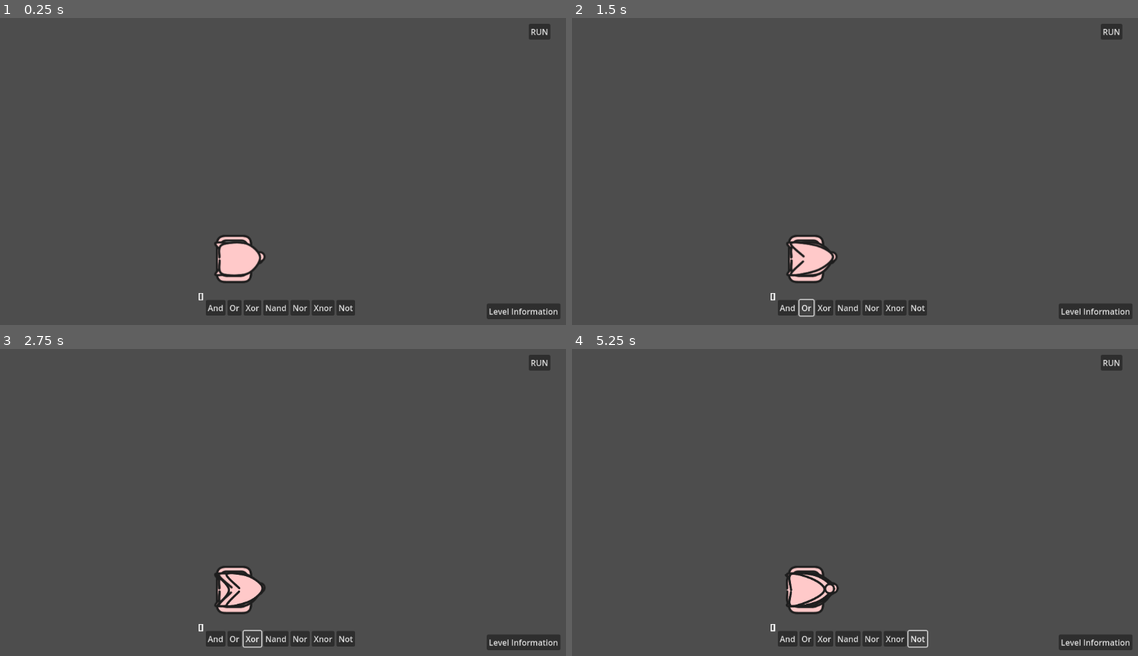
Above: before the commit, frames 1-4 (two rows, left to right).
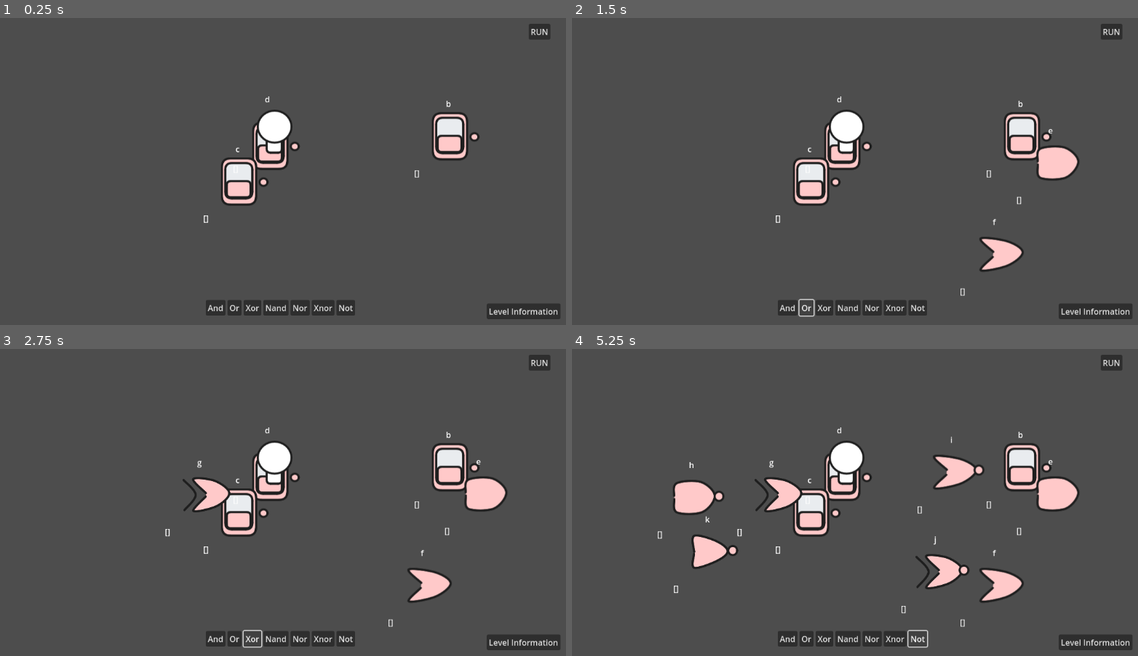
Above: after the commit, the same moments.

Repository: sininen-blue/logic-gate-tesseract
Game: Godot game, scene res://simulation/simulation.tscn
The game is run twice, just before and just after one commit, with the same random seed, the same clock (stepped at 60 frames per second) and the same inputs. This scene is started directly instead of the project's main scene.
Inputs:
- Up to frame 1 (0.25 s): no input
- Up to frame 2 (1.5 s): click "And" at 0.5 s; click "Or" at 1.25 s
- Up to frame 3 (2.75 s): click "Xor" at 2 s
- Up to frame 4 (5.25 s): click "Nand" at 2.75 s; click "Nor" at 3.5 s; click "Xnor" at 4.25 s; click "Not" at 5 s

The runs differ from the first frame. In frame 1, 4.2% of the frame differs, in the area x 35-85%, y 25-92%; in frame 2, 5.5%; in frame 3, 6.0%; in frame 4, 8.6%, in the area x 15-90%, y 25-93%.

Commit message:
json thing

Diff:
--- a/levels/test-level.json
+++ b/levels/test-level.json
@@ -3,7 +3,8 @@
   "author": "sininenblue",
   "create_date": "6-9-2024",
   "description": "A test level, if you're seeing this, something has gone wrong",
+  "end_count": "1",
   "truth_table": [
-    "0000", "0010", "0100", "0111", "1001", "1011", "1101", "1111"
+	"0000", "0010", "0100", "0111", "1001", "1011", "1101", "1111"
   ]
 }
--- a/simulation/simulation-manager.gd
+++ b/simulation/simulation-manager.gd
@@ -8,6 +8,8 @@
 }
 var state : int = IDLE
 
+var all_gates : Array[Gate]
+
 @export var GATE_SCENE : PackedScene
 @export var LEVEL : JSON
 
@@ -23,7 +25,16 @@
 @onready var xnor_button: Button = $CanvasLayer/UI/FlowContainer/XnorButton
 @onready var not_button: Button = $CanvasLayer/UI/FlowContainer/NotButton
 
+
+func _on_child_order_changed() -> void:
+	var children : Array[Node] = get_children()
+	for child in children:
+		if child.is_in_group("gates") and child not in all_gates:
+			all_gates.append(child)
+
+
 func _ready() -> void:
+	randomize()
 	and_button.pressed.connect(create_gate.bind("and"))
 	or_button.pressed.connect(create_gate.bind("or"))
 	xor_button.pressed.connect(create_gate.bind("xor"))
@@ -35,17 +46,30 @@
 	## NOTE: these are temporary testing nodes
 	## this should be replaced by a json reader
 	## that reads level data and places all the parts
-	create_gate("start")
-	create_gate("nor")
-	create_gate("and")
+	create_level()
+
+
+func create_level() -> void:
+	var level_data : Dictionary = LEVEL.data
+	var truth_table : Array = level_data["truth_table"]
+	var end_count : int = int(level_data["end_count"])
+	var start_count : int = truth_table[0].length() - end_count
+
+	for start in range(start_count):
+		create_gate("start")
+	for end in range(end_count):
+		create_gate("end")
 
 
 func create_gate(type : String) -> void:
 	var gate_scene : Gate = GATE_SCENE.instantiate()
 	gate_scene.gate_type = type
-	gate_scene.global_position = Vector2(500, 500) # NOTE: temp start location
+	gate_scene.gate_name = String.chr(97 + len(all_gates)) # NOTE: will die after Z
+	var random_start : Vector2 = Vector2(randi_range(100, 1000), randi_range(200, 500))
+	gate_scene.global_position = random_start
 
 	add_child(gate_scene)
+
 
 ## Deletion
 func _input(event: InputEvent) -> void:
--- a/simulation/simulation.tscn
+++ b/simulation/simulation.tscn
@@ -180,4 +180,5 @@
 scale = Vector2(0.5, 0.5)
 texture = ExtResource("5_o6ogc")
 
+[connection signal="child_order_changed" from="." to="." method="_on_child_order_changed"]
 [connection signal="pressed" from="CanvasLayer/UI/InfoButton" to="." method="_on_info_button_pressed"]
